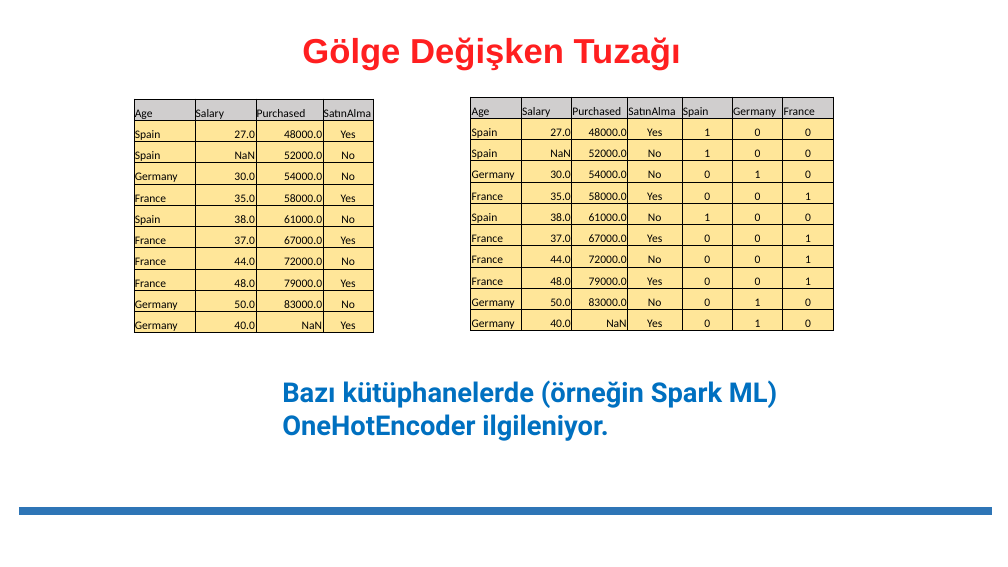
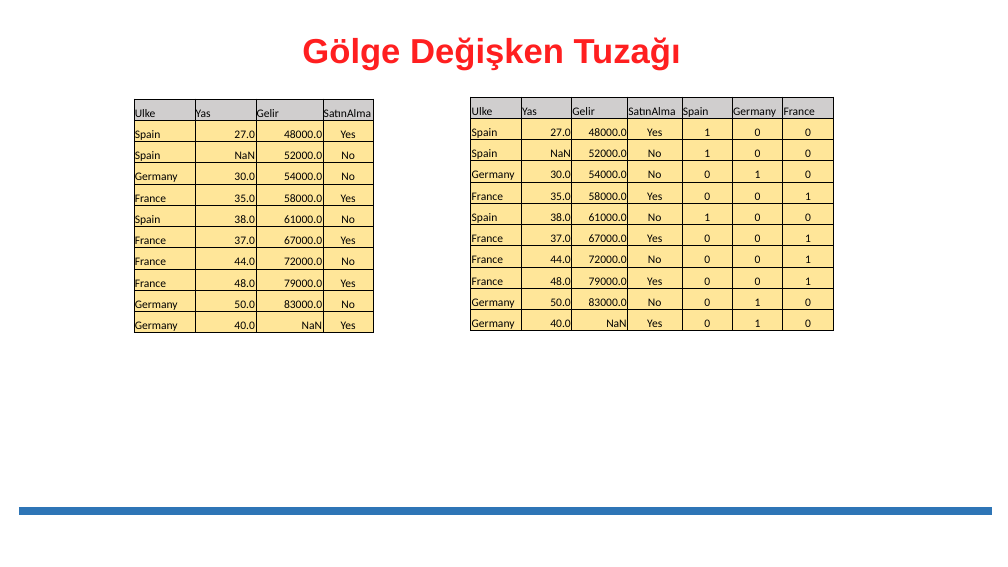
Before and after one commit to erkansirin78/machine-learning-with-python, a slide deck: slide 8 of presentations/04_Çoklu_Regresyon++.pptx. Drawn at 1008x567 pixels with LibreOffice and Linux fonts; fonts in the diff are those of the drawing. Boxes give left, top, right and bottom in pixels: in the first picture for what was removed or moved away, otherwise in the second. Text is boxed around its words. In the diff, an @@ line names an element or a change of style, - is before the commit and + after.

```diff
--- a/presentations/04_Çoklu_Regresyon++.pptx
+++ b/presentations/04_Çoklu_Regresyon++.pptx
@@ table at (134,99,374,337) @@
-row 1: Age | Salary | Purchased | SatınAlma
+row 1: Ulke | Yas | Gelir | SatınAlma
@@ table at (471,97,835,335) @@
-row 1: Age | Salary | Purchased | SatınAlma | Spain | Germany | France
+row 1: Ulke | Yas | Gelir | SatınAlma | Spain | Germany | France
@@ text removed at (282,380,777,441) @@
-Bazı kütüphanelerde (örneğin Spark ML)
-OneHotEncoder ilgileniyor.
```
Also in this commit, not shown: 14 other files.
